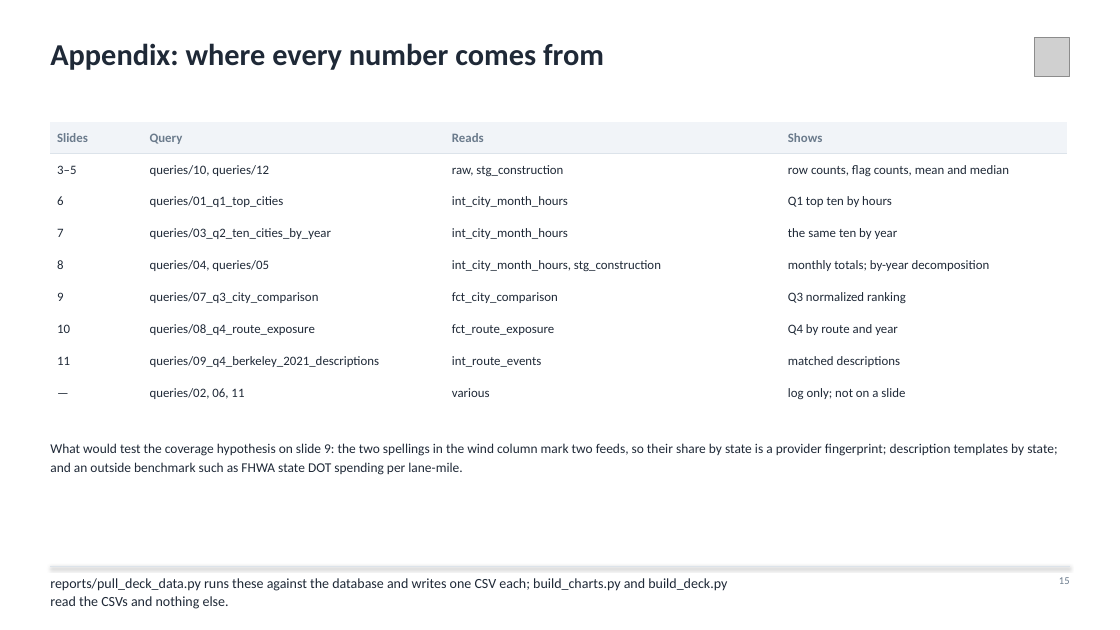
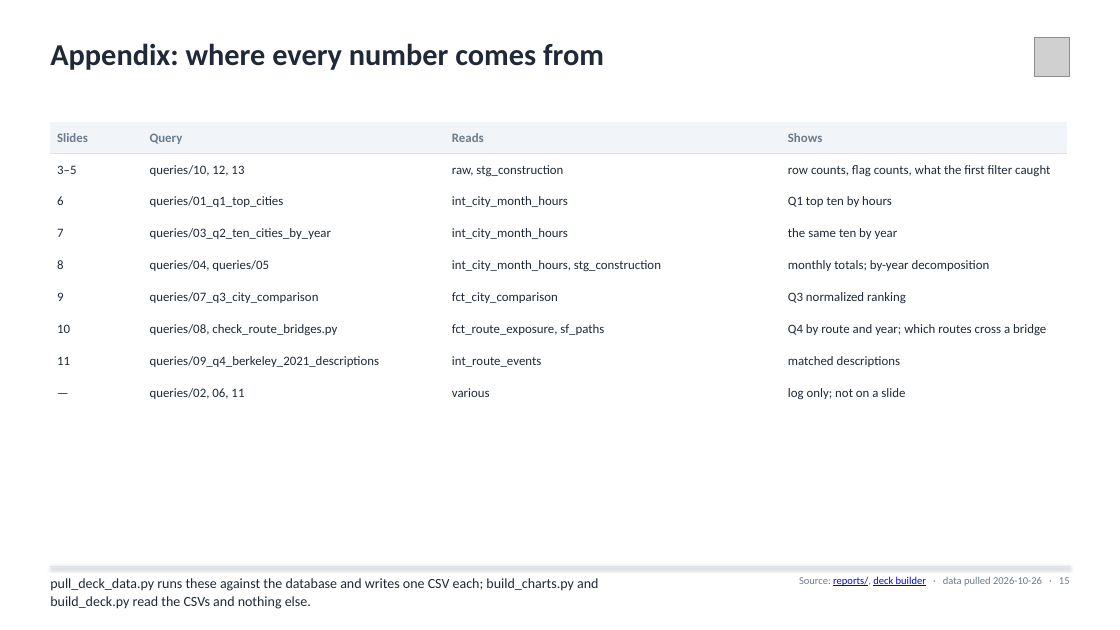
Before and after one commit to agmcdonald24/aurura_case, a slide deck: slide 15 of reports/Aurora_Construction_Take_Home.pptx. Drawn at 1120x630 pixels with LibreOffice and Linux fonts; fonts in the diff are those of the drawing; grey boxes stand for pictures. Boxes give left, top, right and bottom in pixels: in the first picture for what was removed or moved away, otherwise in the second. Text is boxed around its words. In the diff, an @@ line names an element or a change of style, - is before the commit and + after.

```diff
--- a/reports/Aurora_Construction_Take_Home.pptx
+++ b/reports/Aurora_Construction_Take_Home.pptx
@@ table at box(50, 122, 1067, 409) @@
-row 2, column 2: queries/10, queries/12
+row 2, column 2: queries/10, 12, 13
-row 2, column 4: row counts, flag counts, mean and median
+row 2, column 4: row counts, flag counts, what the first filter caught
-row 7: 10 | queries/08_q4_route_exposure | fct_route_exposure | Q4 by route and year
+row 7: 10 | queries/08, check_route_bridges.py | fct_route_exposure, sf_paths | Q4 by route and year; which routes cross a bridge
@@ text removed at box(50, 443, 1057, 475) @@
-What would test the coverage hypothesis on slide 9: the two spellings in the wind column mark two feeds, so their share by state is a provider fingerprint; description templates by state; and an outside benchmark such as FHWA state DOT spending per lane-mile.
@@ text at box(50, 578, 598, 609): text changed @@
-reports/pull_deck_data.py runs these against the database and writes one CSV each; build_charts.py and build_deck.py read the CSVs and nothing else.
+pull_deck_data.py runs these against the database and writes one CSV each; build_charts.py and build_deck.py read the CSVs and nothing else.
@@ text at box(799, 576, 1070, 586): text changed @@
-15
+Source: reports/, deck builder · data pulled 2026-10-26 · 15
```
Also in this commit, not shown: 13 other slides changed, 5 other files.
